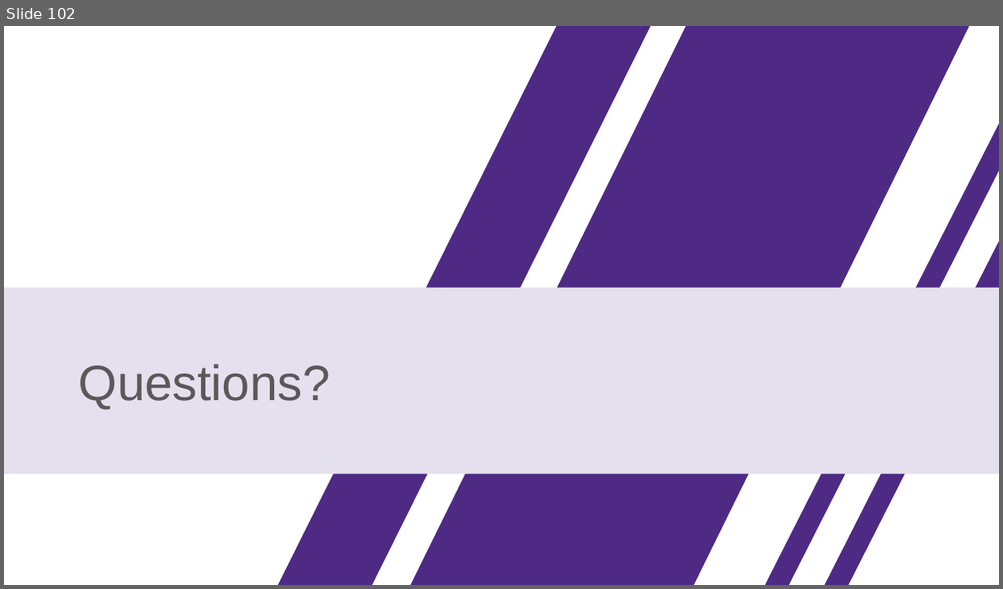
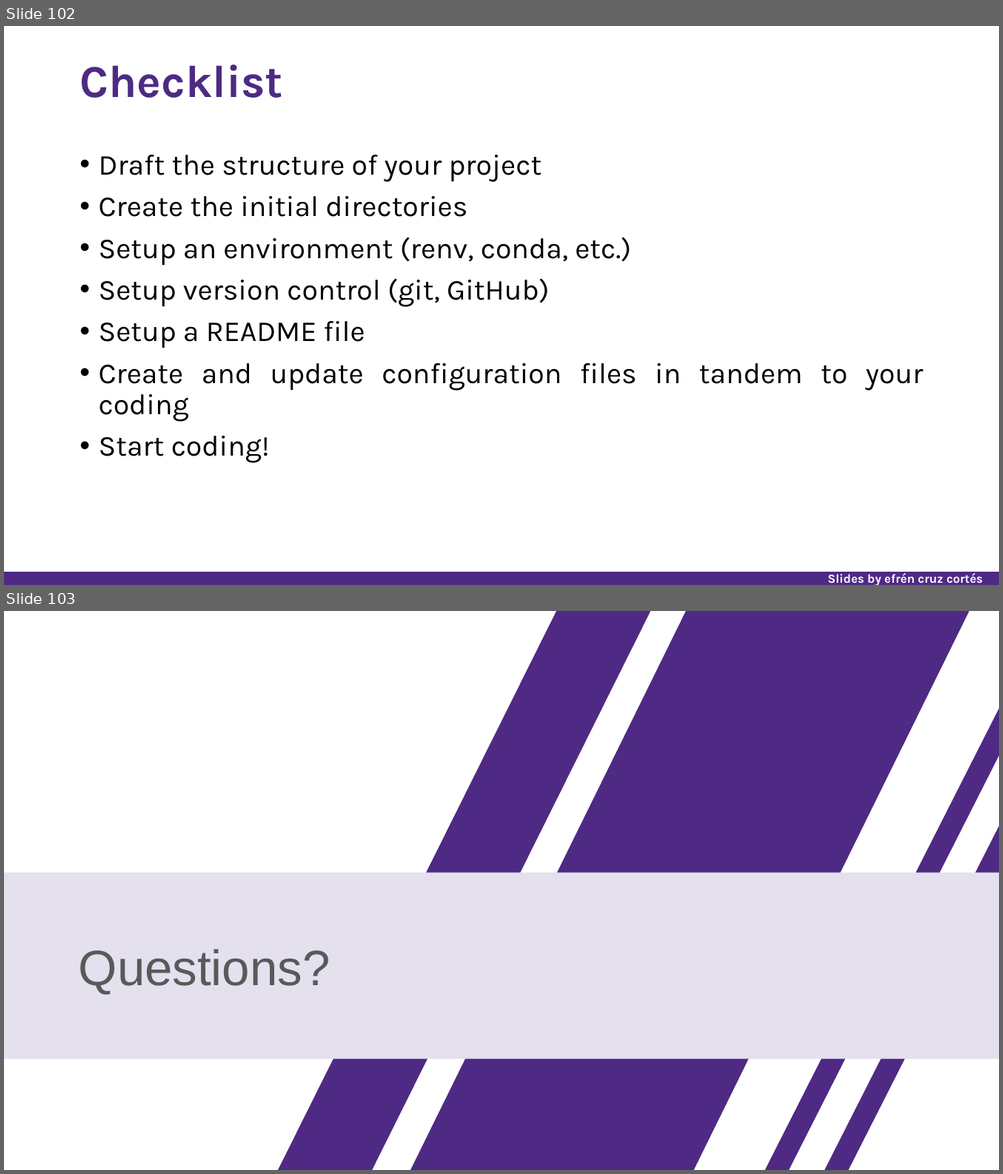
Before and after one commit to nuitrcs/researchers_guide_to_code_organization, a slide deck: researchers_guide_to_code_organization_day_1.pptx. Shown one above the other, each under a label of ours: slide 102 before the commit, slides 102 and 103 after it. The pictures are 1003x589 and 1003x1174 pixels, drawn with LibreOffice and Linux fonts; fonts in the diff are those of the drawing. Boxes give left, top, right and bottom in pixels: in the first picture for what was removed or moved away, otherwise in the second. Text is boxed around its words. In the diff, an @@ line names an element or a change of style, - is before the commit and + after.

```diff
--- a/researchers_guide_to_code_organization_day_1.pptx
+++ b/researchers_guide_to_code_organization_day_1.pptx
@@ slide 102 added at box(4, 26, 999, 585), background #FFFFFF @@
@@ title added at box(79, 64, 283, 98), 44 pt, text #4E2A84, bold @@
+Checklist
@@ text added at box(99, 155, 922, 463), 28 pt, text #000000 @@
+• Draft the structure of your project
+• Create the initial directories
+• Setup an environment (renv, conda, etc.)
+• Setup version control (git, GitHub)
+• Setup a README file
+• Create and update configuration files in tandem to your coding
+• Start coding!
@@ rectangle added at box(4, 572, 999, 585), fill #4E2A84 @@
@@ text added at box(828, 574, 982, 585), 12 pt, text #FFFFFF, bold @@
+Slides by efrén cruz cortés
@@ what was slide 102 is now slide 103 @@
```
Also in this commit, not shown: 1 other slide added, 1 slide removed, 2 other files.
